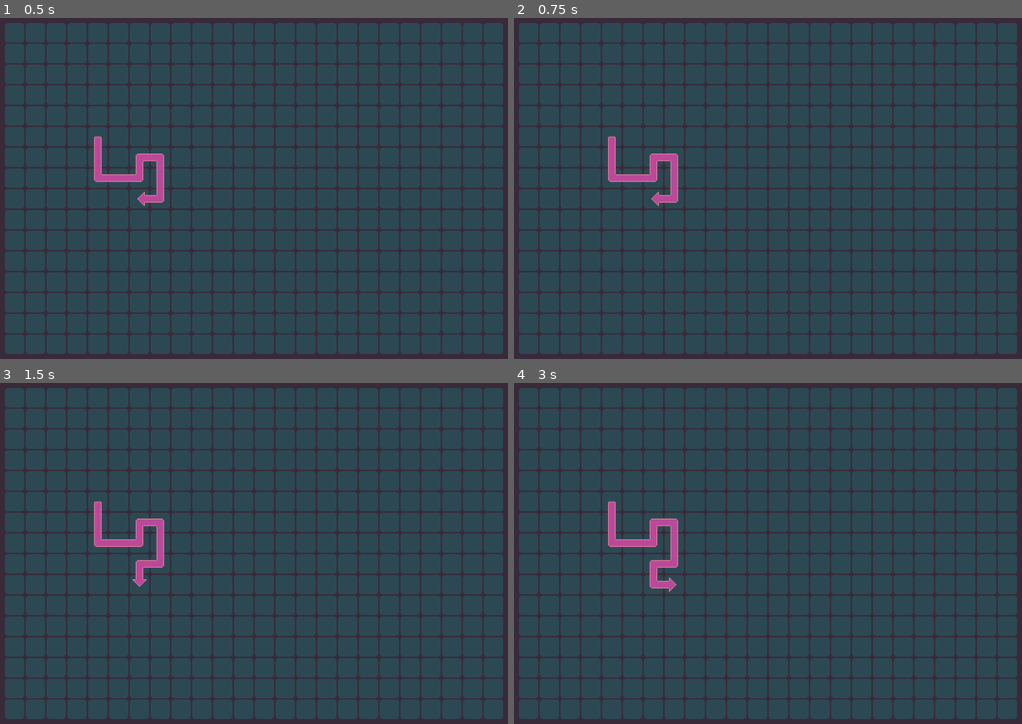
Above: before the commit, frames 1-4 (two rows, left to right).
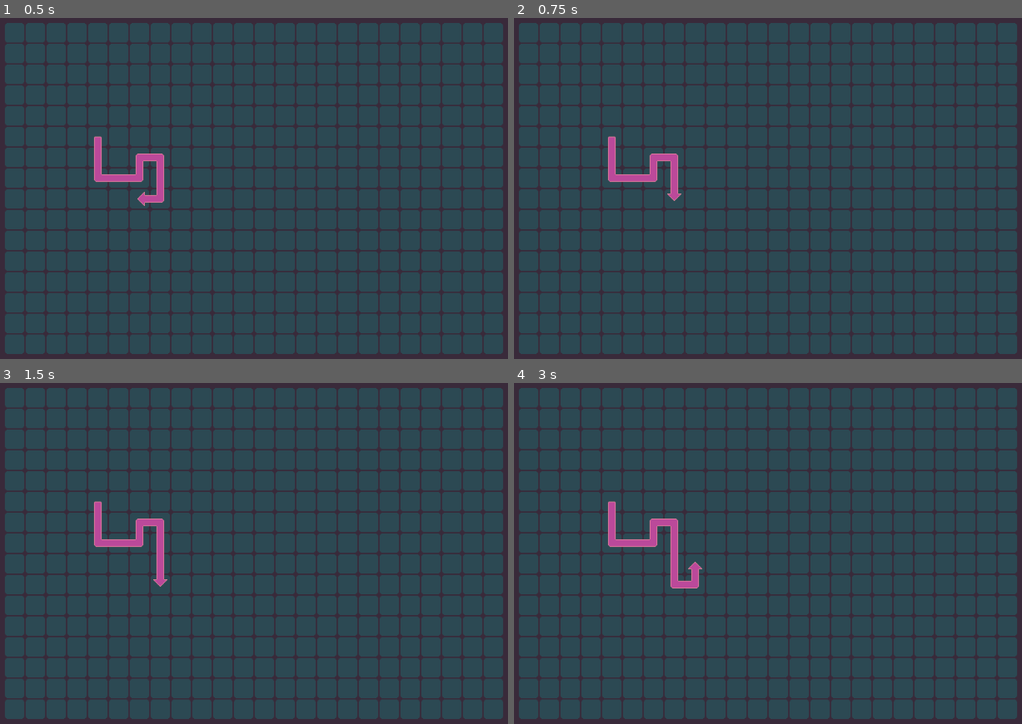
Above: after the commit, the same moments.

Repository: marc-jones/gdl-summer-jam-2021
Game: Godot game, scene res://nodes/PlayState.tscn
Two runs of this game, one before a commit and one after it. Both use one fixed random seed, a clock stepped at 60 frames per second and the inputs below.
Inputs:
- Up to frame 1 (0.5 s): no input
- Up to frame 2 (0.75 s): tap Enter at 0.5 s; hold Right (ui_right) from 0.53 s (still down)
- Up to frame 3 (1.5 s): tap Space at 1.25 s; release Right (ui_right) at 1.28 s; hold Down (ui_down) from 1.28 s (still down)
- Up to frame 4 (3 s): tap Enter at 2 s; release Down (ui_down) at 2.03 s; hold Right (ui_right) 2.03-2.78 s; tap Space at 2.75 s; hold Up (ui_up) from 2.78 s (still down)

Frame 1 is identical in both runs. In frame 2, 0.1% of the frame differs, in the area x 27-33%, y 50-56%; in frame 3, 0.3%; in frame 4, 0.5%, in the area x 26-38%, y 51-62%.

Commit message:
Added ability to retrace steps

Diff:
--- a/scripts/Indicator.gd
+++ b/scripts/Indicator.gd
@@ -93,9 +93,11 @@
 	sprite.set_position(grid.get_pixel_position(grid_position))
 	add_child(sprite)
 
-func add_new_position(diff):
+func input(diff):
 	var new_position = current_path.back() + diff
-	if (not new_position in current_path and
+	if new_position == current_path[-2]:
+		current_path.pop_back()
+	elif (not new_position in current_path and
 		grid.test_grid_position_in_range(new_position)):
 		current_path.append(new_position)
-		refresh_trail()
+	refresh_trail()
--- a/scripts/PlayState.gd
+++ b/scripts/PlayState.gd
@@ -23,10 +23,10 @@
 
 func _input(event):
 	if event.is_action_pressed("ui_up"):
-		$Indicator.add_new_position(Vector2(0, -1))
+		$Indicator.input(Vector2(0, -1))
 	elif event.is_action_pressed("ui_down"):
-		$Indicator.add_new_position(Vector2(0, 1))
+		$Indicator.input(Vector2(0, 1))
 	elif event.is_action_pressed("ui_left"):
-		$Indicator.add_new_position(Vector2(-1, 0))
+		$Indicator.input(Vector2(-1, 0))
 	elif event.is_action_pressed("ui_right"):
-		$Indicator.add_new_position(Vector2(1, 0))
+		$Indicator.input(Vector2(1, 0))
